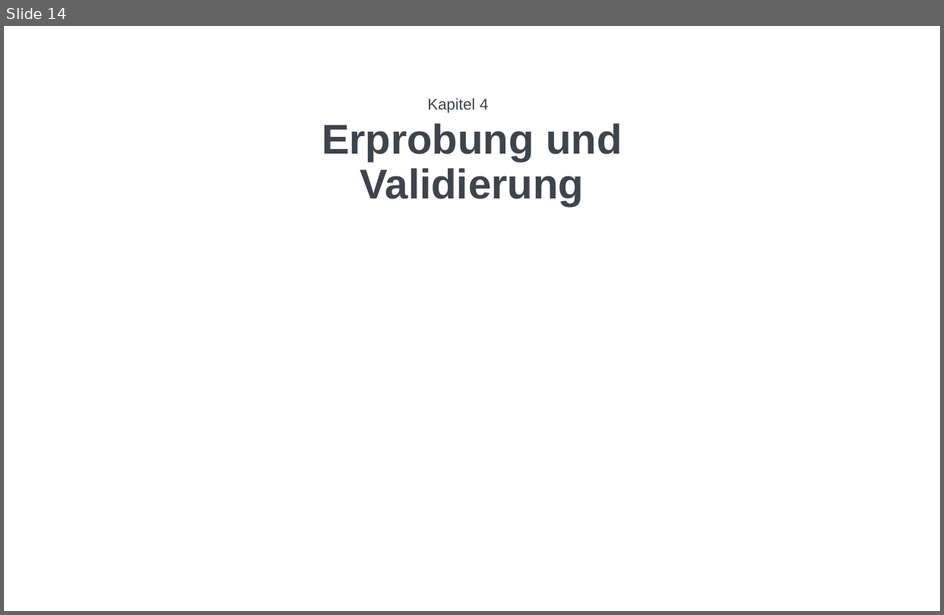
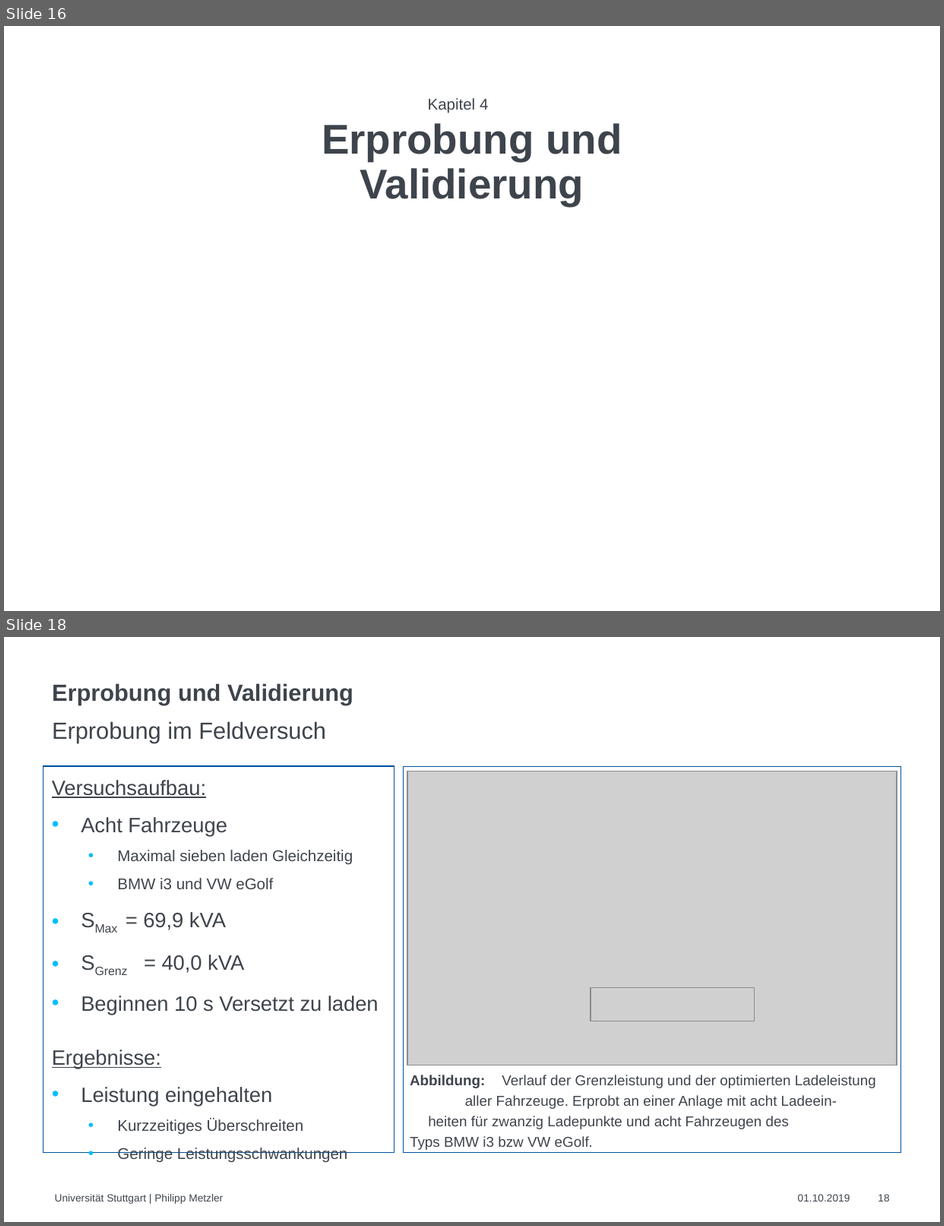
Before and after one commit to CHPhilipp/Sonsitige-Dokumente, a slide deck: Präsentation 16 zu 10 - IEH.pptx. Shown one above the other, each under a label of ours: slide 14 before the commit, slides 16 and 18 after it; the slides between them are not shown. The pictures are 944x615 and 944x1226 pixels, drawn with LibreOffice and Linux fonts; fonts in the diff are those of the drawing; grey boxes stand for pictures; background and template pictures are left out. Boxes give left, top, right and bottom in pixels: in the first picture for what was removed or moved away, otherwise in the second. Text is boxed around its words. In the diff, an @@ line names an element or a change of style, - is before the commit and + after.

```diff
--- a/Präsentation 16 zu 10 - IEH.pptx
+++ b/Präsentation 16 zu 10 - IEH.pptx
@@ slide 18 added at [4,637,940,1222], background #FFFFFF @@
@@ title added at [52,683,354,705], 18 pt, text #3E444C, bold @@
+Erprobung und Validierung
@@ text added at [52,721,326,743], 18 pt, text #3E444C @@
+Erprobung im Feldversuch
@@ rectangle added at [44,766,395,1153], outline #00519E 0.75 pt @@
@@ rectangle added at [404,766,902,1153], outline #00519E 0.75 pt @@
@@ picture added at [408,771,897,1065] @@
@@ text added at [52,780,379,1163], 16 pt, text #3E444C @@
+Versuchsaufbau:
+• Acht Fahrzeuge
+  • Maximal sieben laden Gleichzeitig
+  • BMW i3 und VW eGolf
+• SMax = 69,9 kVA
+• SGrenz = 40,0 kVA
+• Beginnen 10 s Versetzt zu laden
+Ergebnisse:
+• Leistung eingehalten
+  • Kurzzeitiges Überschreiten
+  • Geringe Leistungsschwankungen
@@ picture added at [591,988,755,1022] @@
@@ text added at [410,1075,876,1150], 11 pt, text #3E444C @@
+Abbildung: Verlauf der Grenzleistung und der optimierten Ladeleistung aller Fahrzeuge. Erprobt an einer Anlage mit acht Ladeein- heiten für zwanzig Ladepunkte und acht Fahrzeugen des Typs BMW i3 bzw VW eGolf.
@@ text added at [55,1194,223,1204], 8 pt, text #3E444C @@
+Universität Stuttgart | Philipp Metzler
@@ text added at [798,1194,851,1202], 8 pt, text #3E444C @@
+01.10.2019
@@ page number added at [878,1194,889,1202], 8 pt, text #3E444C @@
+18
@@ what was slide 14 is now slide 16 @@
```
Also in this commit, not shown: 7 slides changed, 4 other slides added, 1 slide removed.
